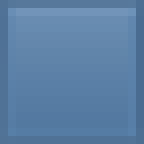
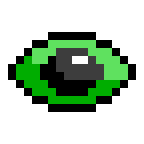
Comparing the layer stacks of the two 144×144 images. Changes:
showed "Слой #3", painted on it over [8, 32, 136, 112]
hid "Фон" over [0, 0, 144, 144]
